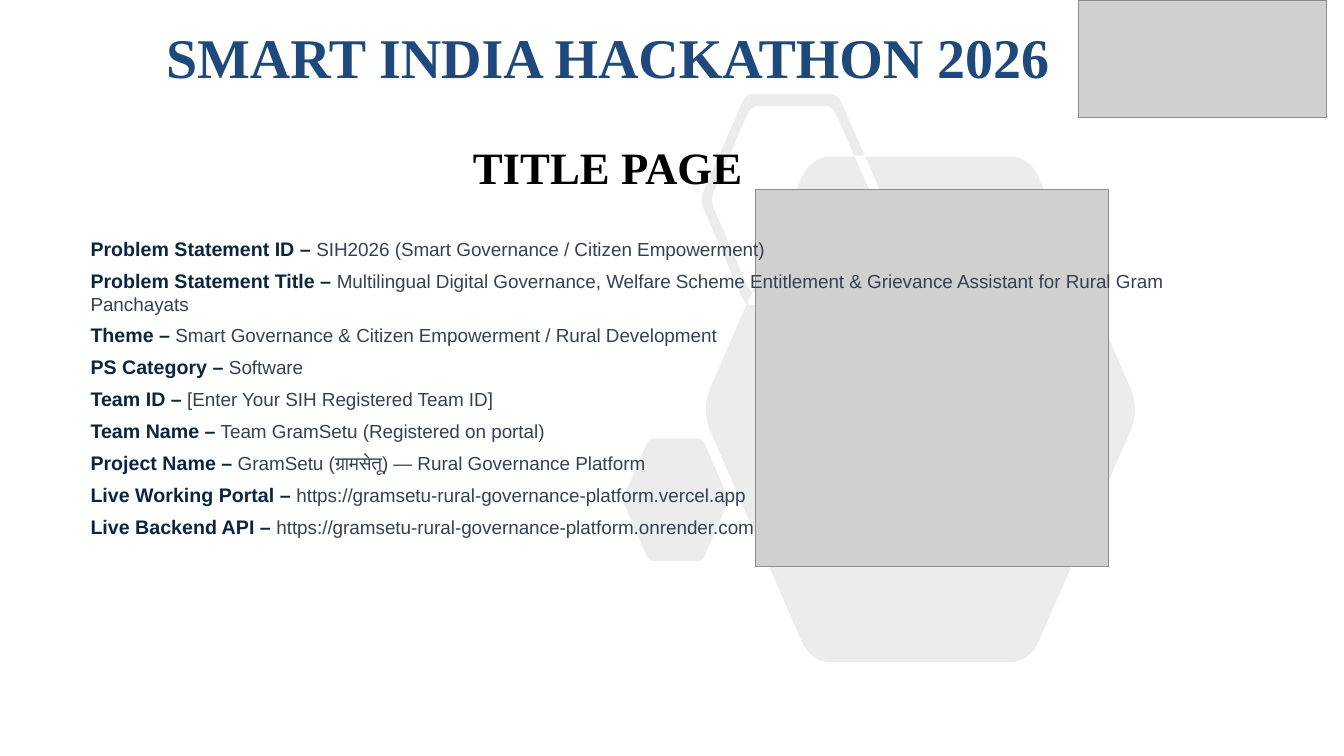
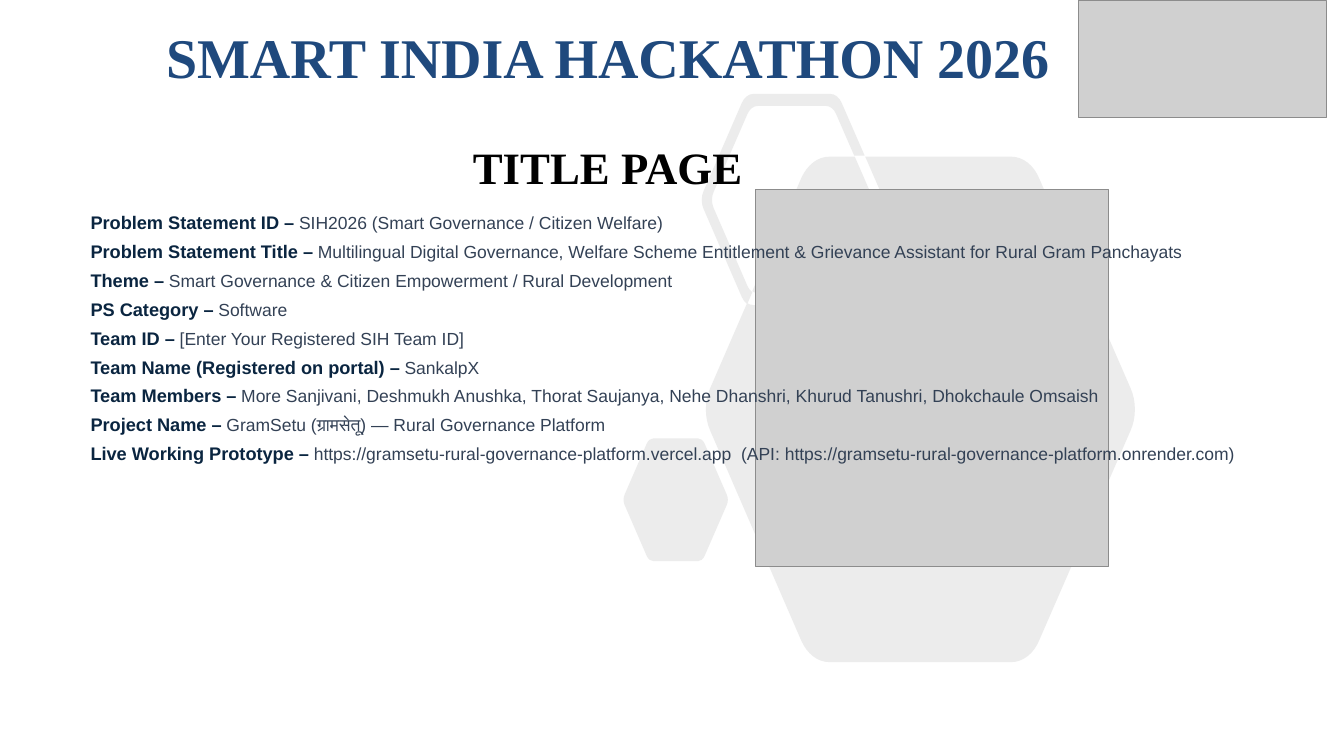
Before and after one commit to OMSAISH/GramSetu-Rural-Governance-Platform, a slide deck: slide 1 of GramSetu_SIH2026_Idea_Presentation.pptx. Drawn at 1344x756 pixels with LibreOffice and Linux fonts; fonts in the diff are those of the drawing; grey boxes stand for pictures. Boxes give left, top, right and bottom in pixels: in the first picture for what was removed or moved away, otherwise in the second. Text is boxed around its words. In the diff, an @@ line names an element or a change of style, - is before the commit and + after.

Commit message:
docs: personalize presentation and project guide with Team SankalpX and members

```diff
--- a/GramSetu_SIH2026_Idea_Presentation.pptx
+++ b/GramSetu_SIH2026_Idea_Presentation.pptx
@@ text "Problem Statement ID – SIH2026 ...": place and size @@
-text "Problem Statement ID – SIH2026 ..." at box(91, 241, 1163, 538)
+text "Problem Statement ID – SIH2026 ..." at box(91, 215, 1235, 465)
@@ text at box(91, 215, 663, 233): text changed; size 13.5 to 12.5 pt @@
-Problem Statement ID – SIH2026 (Smart Governance / Citizen Empowerment)
+Problem Statement ID – SIH2026 (Smart Governance / Citizen Welfare)
@@ text at box(91, 244, 1182, 436): size 14 to 13 pt in "Problem Statement Title –", "Theme –", "PS Category –", "Project Name –"; size 13.5 to 12.5 pt in "Multilingual Digital Governance, Welfare Scheme Entitlement  ...", "Smart Governance & Citizen Empowerment / Rural ...", "Software", "GramSetu (ग्रामसेतू) — Rural Governance Platform"; less space between paragraphs @@
@@ text at box(91, 332, 1098, 407): text changed; size 13.5 to 12.5 pt @@
-Team ID – [Enter Your SIH Registered Team ID]
-Team Name – Team GramSetu (Registered on portal)
+Team ID – [Enter Your Registered SIH Team ID]
+Team Name (Registered on portal) – SankalpX
+Team Members – More Sanjivani, Deshmukh Anushka, Thorat Saujanya, Nehe Dhanshri, Khurud Tanushri, Dhokchaule Omsaish
@@ text at box(91, 446, 1235, 465): text changed; size 13.5 to 12.5 pt @@
-Live Working Portal – https://gramsetu-rural-governance-platform.vercel.app
-Live Backend API – https://gramsetu-rural-governance-platform.onrender.com
+Live Working Prototype – https://gramsetu-rural-governance-platform.vercel.app (API: https://gramsetu-rural-governance-platform.onrender.com)
```
Also in this commit, not shown: 5 other slides changed, 4 other files.
